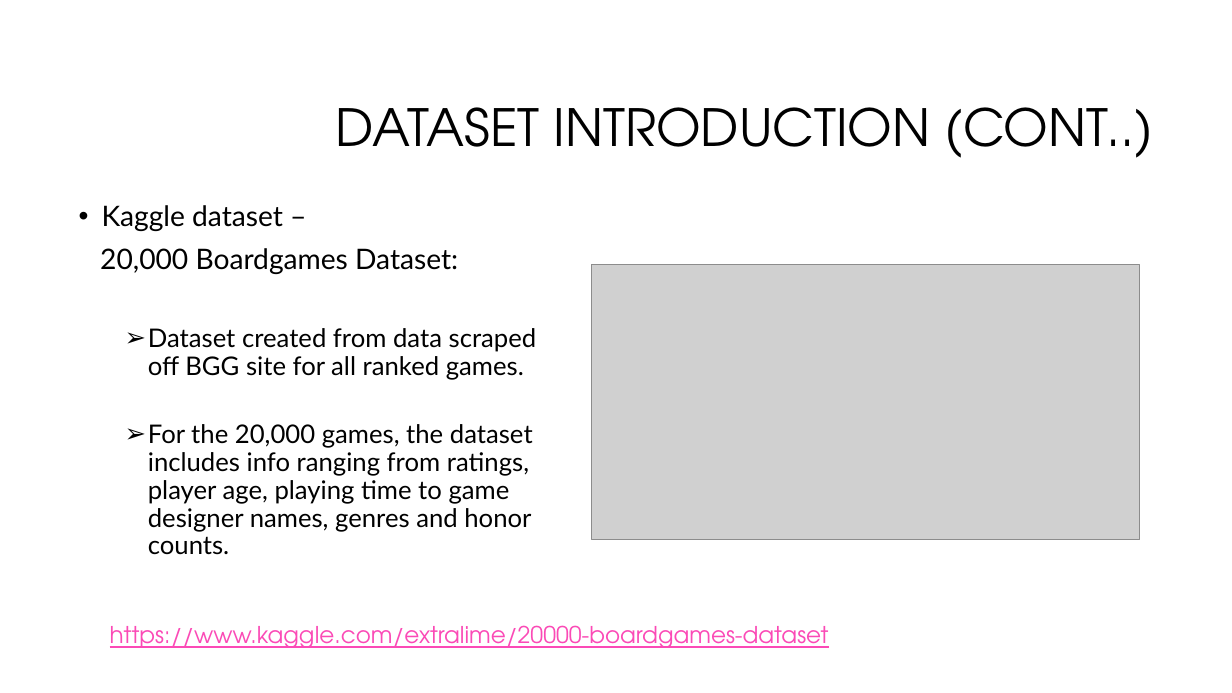
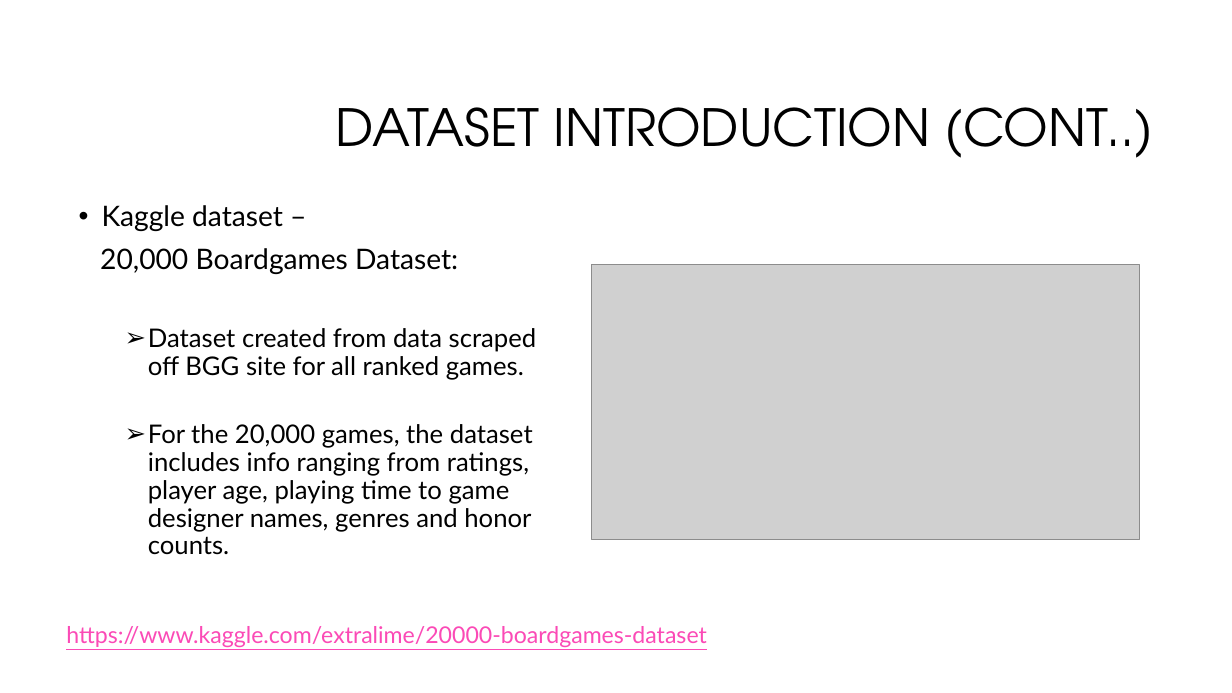
Before and after one commit to suhitasva/Python_EDA_Project_SVA, a slide deck: slide 5 of Boardgame_analysis_presentation.pptx. Drawn at 1232x693 pixels with LibreOffice and Linux fonts; fonts in the diff are those of the drawing; grey boxes stand for pictures; background and template pictures are left out. Boxes give left, top, right and bottom in pixels: in the first picture for what was removed or moved away, otherwise in the second. Text is boxed around its words. In the diff, an @@ line names an element or a change of style, - is before the commit and + after.

```diff
--- a/Boardgame_analysis_presentation.pptx
+++ b/Boardgame_analysis_presentation.pptx
@@ text "https://www.kaggle.com/extralime/20000-boardgames-dataset": place and size @@
-text "https://www.kaggle.com/extralime/20000-boardgames-dataset" at [110,625,829,648]
+text "https://www.kaggle.com/extralime/20000-boardgames-dataset" at [66,626,706,647]
@@ text "https://www.kaggle.com/extralime/20000-boardgames-dataset" at [66,626,706,647]: font TeX Gyre Adventor to Lato @@
```
Also in this commit, not shown: 7 other slides changed, 7 slides added.
